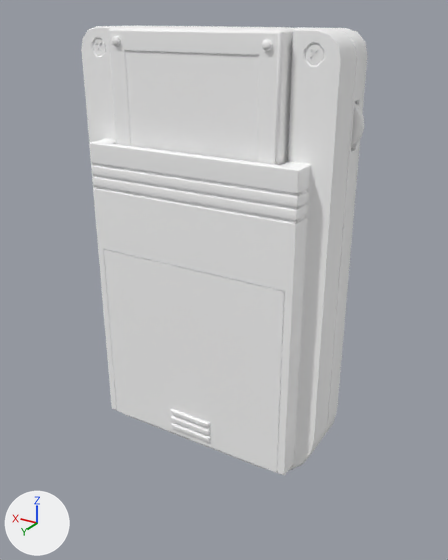
The FBX model OLU/Assets/Meshes/TutorialLevel.fbx, before and after one commit.
The view is the same before and after, from a camera (50 mm lens) standing at (-13.7, 21.1, 17.8) and looking at (-0.6, -0.7, 6.9). The lights are fixed; the arrows at lower left show +X, +Y and +Z. Where no turn or scale is listed for an object, it has been applied to the vertices.

Names of what the first picture shows: 'BackShellModel', 'FrontBase', 'GameCard'.
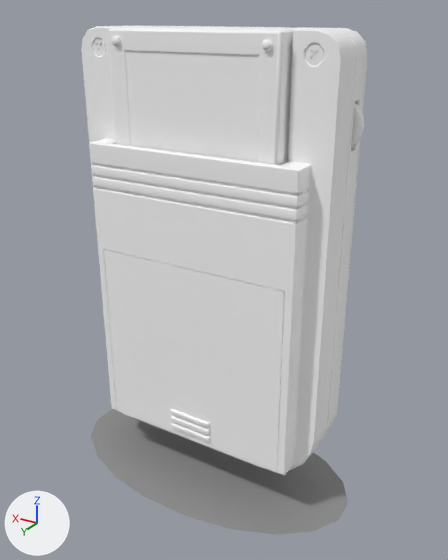
What differs and where, as boxes [x1, y1, x2, y2] in the pictures (448 x 560 px):
'Shadow', added: after [91, 409, 348, 535]

Patch to the scene script:
```diff
--- a/OLU/Assets/Meshes/TutorialLevel.fbx.py
+++ b/OLU/Assets/Meshes/TutorialLevel.fbx.py
@@ mat_lambert1 @@
+mat_lambert1 = principled_material('lambert1')
+mat_lambert1.base_color = (0.272, 0.272, 0.272)  # grey #8e8e8e
@@ me_mesh_033 @@
+me_mesh_033.from_pydata(...)  # 41 vertices, 40 faces; spans x -7.11..7.11, y -3.92..3.92, z 5.72
+me_mesh_033.materials.append(mat_lambert1)  # grey #8e8e8e
@@ ob_shadow @@
+ob_shadow = bpy.data.objects.new('Shadow', me_mesh_033)
+ob_shadow.location = (0.0, -0.42, -8.73)
```
